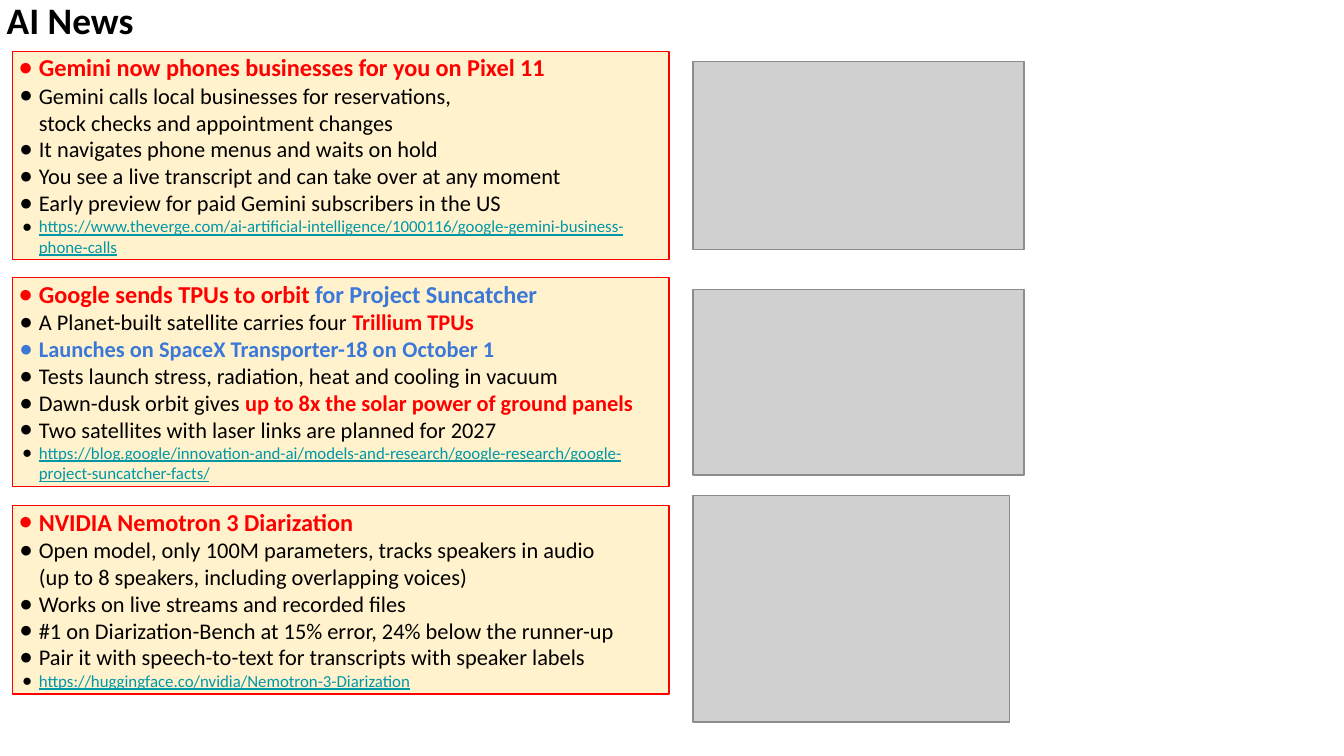
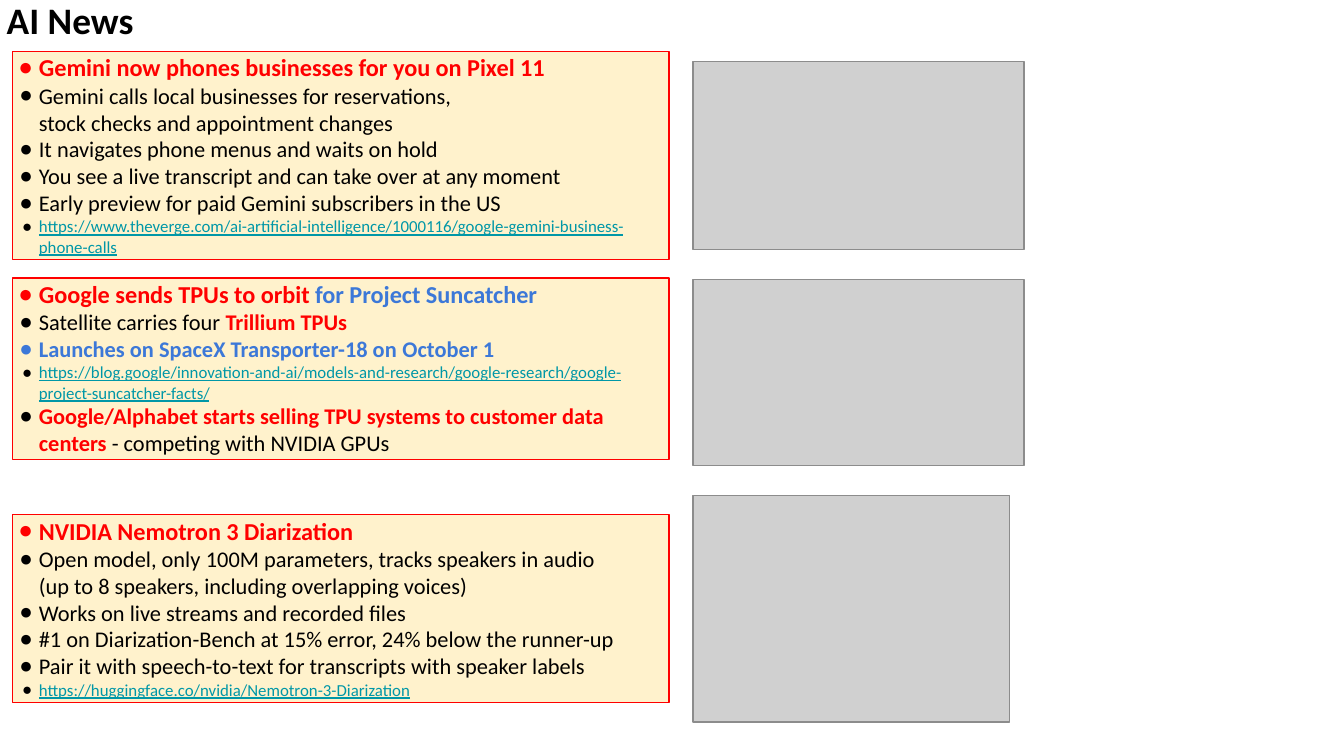
Before and after one commit to lselector/seminar, a slide deck: slide 16 of 2026/2026-10-02-AI-News.pptx (slide 12 before the commit). Drawn at 1344x756 pixels with LibreOffice and Linux fonts; fonts in the diff are those of the drawing; grey boxes stand for pictures. Boxes give left, top, right and bottom in pixels: in the first picture for what was removed or moved away, otherwise in the second. Text is boxed around its words. In the diff, an @@ line names an element or a change of style, - is before the commit and + after.

```diff
--- a/2026/2026-10-02-AI-News.pptx
+++ b/2026/2026-10-02-AI-News.pptx
@@ rectangle "Google sends TPUs to orbit ...": place and size @@
-rectangle "Google sends TPUs to orbit ..." at (12,278,669,487)
+rectangle "Google sends TPUs to orbit ..." at (12,278,669,460)
@@ picture: place and size @@
-picture at (694,289,1024,474)
+picture at (694,280,1024,465)
@@ text in rectangle at (39,314,347,330): text changed @@
-● A Planet-built satellite carries four Trillium TPUs
+● Satellite carries four Trillium TPUs
@@ text in rectangle at (39,368,633,442): paragraphs removed @@
-● Tests launch stress, radiation, heat and cooling in vacuum
-● Dawn-dusk orbit gives up to 8x the solar power of ground panels
-● Two satellites with laser links are planned for 2027
@@ text in rectangle at (39,408,603,455): paragraph added @@
+● Google/Alphabet starts selling TPU systems to customer data centers - competing with NVIDIA GPUs
@@ rectangle "NVIDIA Nemotron 3 Diarization": place and size @@
-rectangle "NVIDIA Nemotron 3 Diarization" at (12,505,669,694)
+rectangle "NVIDIA Nemotron 3 Diarization" at (12,515,669,703)
```
Also in this commit, not shown: 17 other slides changed, 7 slides added, 5 slides removed.
